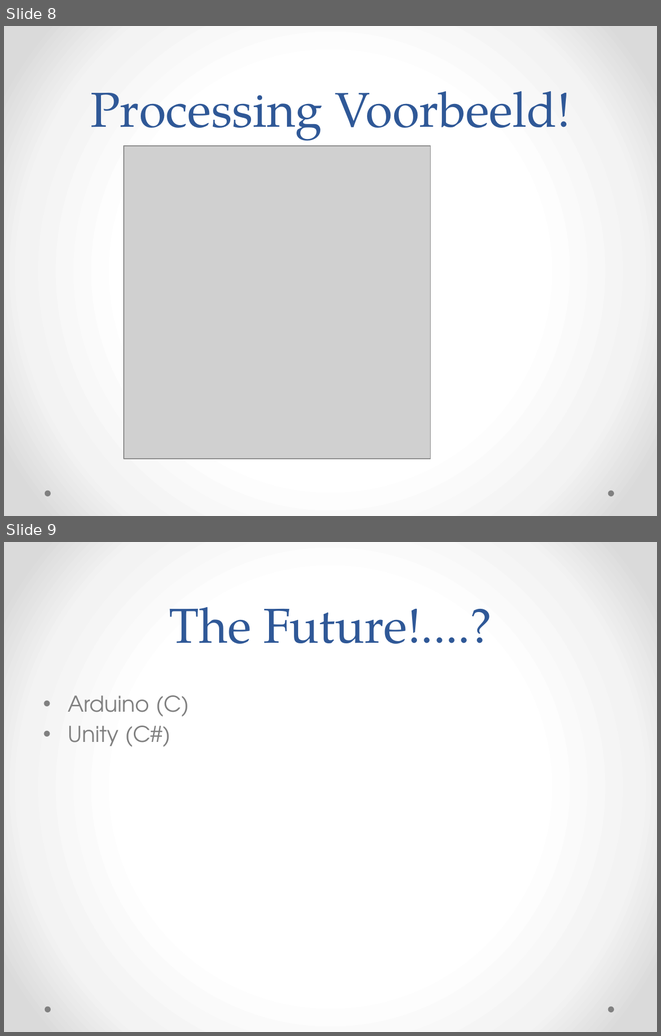
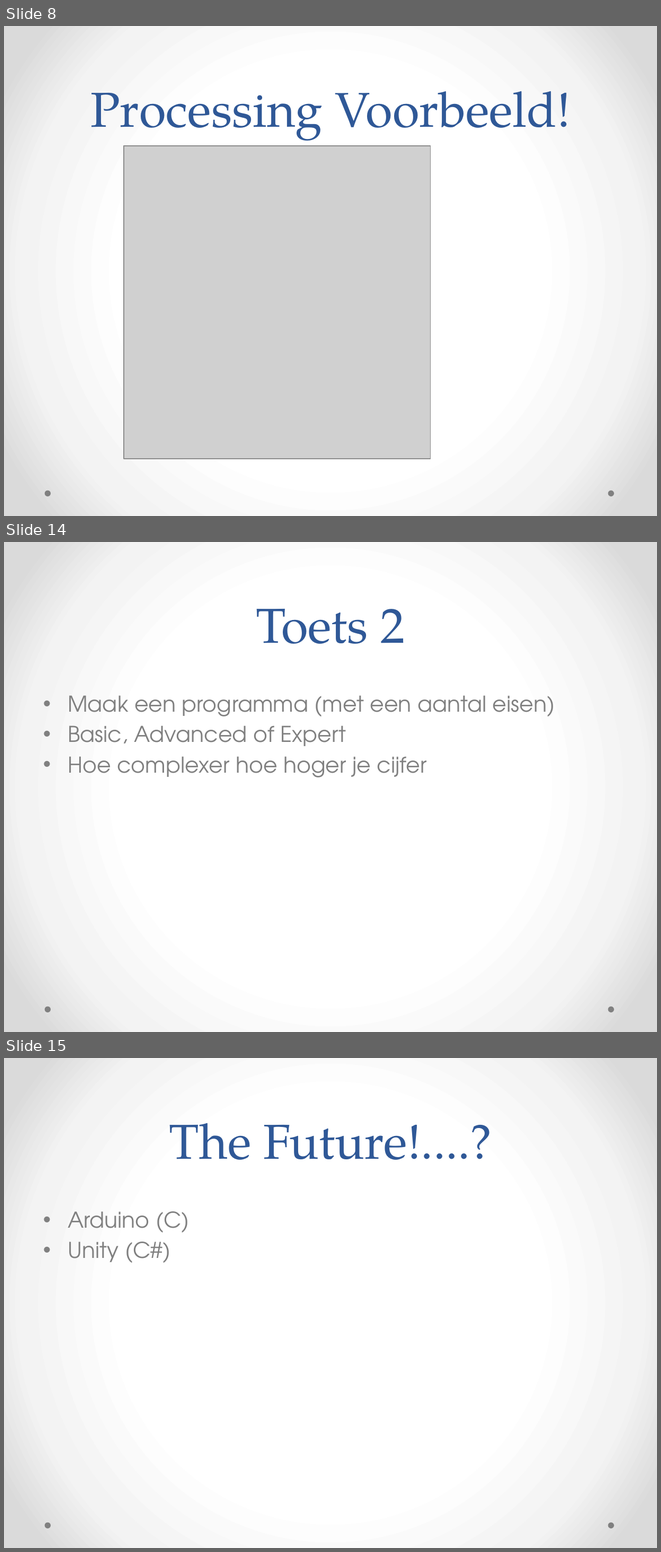
Before and after one commit to vmuijrers/EmpoweringCreativeThinkingThroughProgramming, a slide deck: Slides/ECTTP_Les_10_Overview.pptx. Shown one above the other, each under a label of ours: slides 8 and 9 before the commit, slides 8, 14 and 15 after it; the slides between them are not shown. The pictures are 661x1036 and 661x1552 pixels, drawn with LibreOffice and Linux fonts; fonts in the diff are those of the drawing; grey boxes stand for pictures. Boxes give left, top, right and bottom in pixels: in the first picture for what was removed or moved away, otherwise in the second. Text is boxed around its words. In the diff, an @@ line names an element or a change of style, - is before the commit and + after.

```diff
--- a/Slides/ECTTP_Les_10_Overview.pptx
+++ b/Slides/ECTTP_Les_10_Overview.pptx
@@ slide 14 added at (4,542,657,1032), background gradient #FFFFFF to #F4F4F4 to #DADADA; not listed: 2 template elements that a slide beside it also shows @@
@@ title added at (256,609,405,644), 54 pt, text #2F5897 @@
+Toets 2
@@ text added at (68,695,555,777), 24 pt, text #808080 @@
+• Maak een programma (met een aantal eisen)
+• Basic, Advanced of Expert
+• Hoe complexer hoe hoger je cijfer
@@ what was slide 9 is now slide 15 @@
```
Also in this commit, not shown: 1 slide changed, 6 other slides added.
